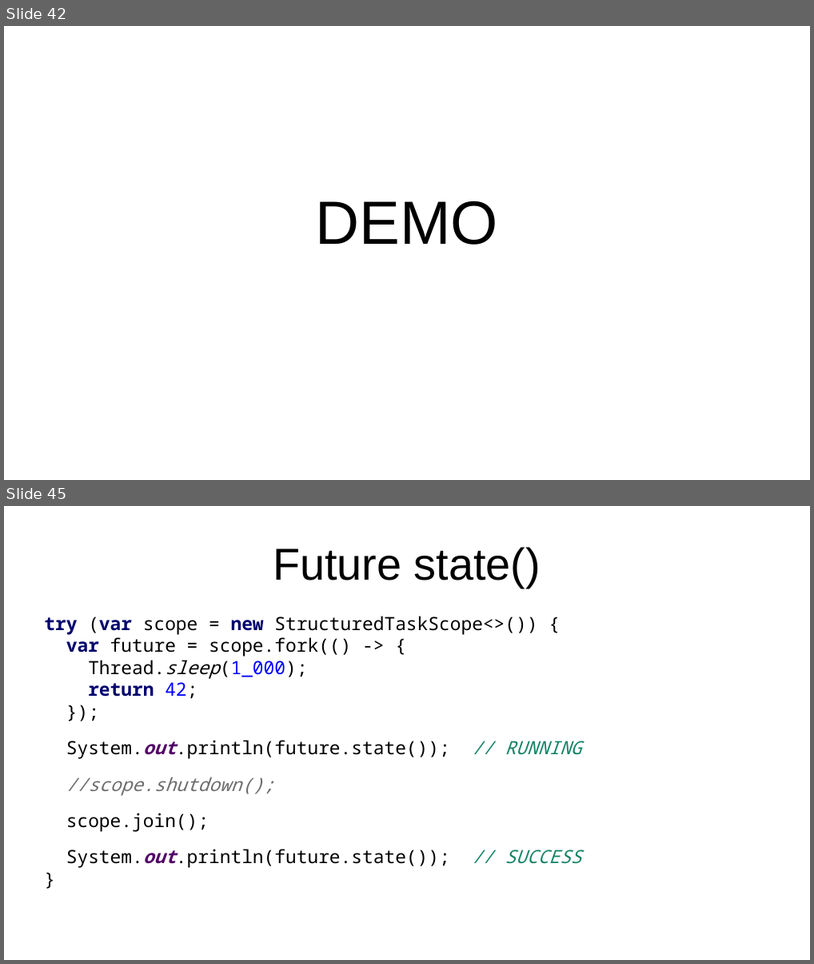
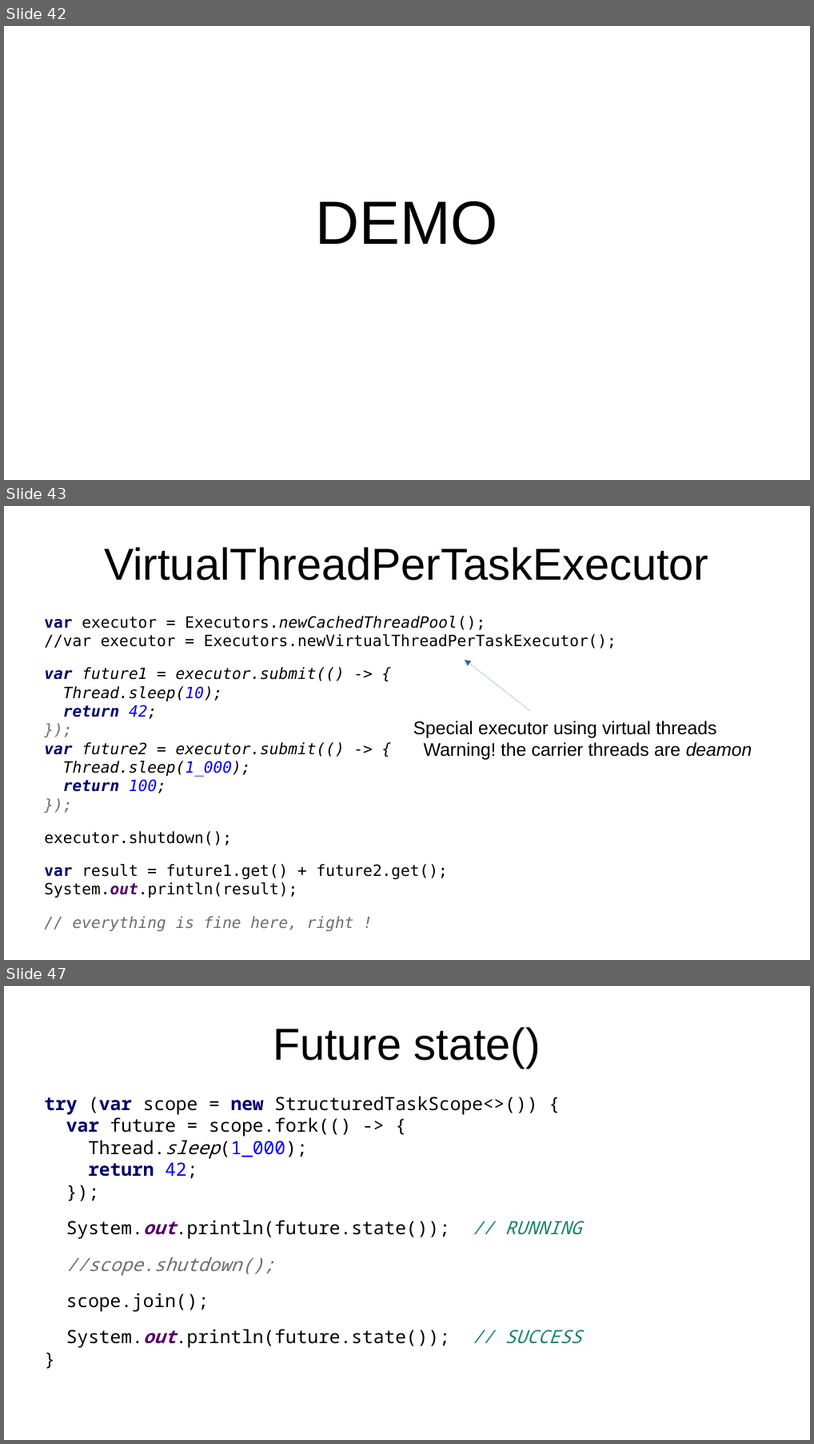
Before and after one commit to forax/loom-fiber, a slide deck: loom is looming.odp. Shown one above the other, each under a label of ours: slides 42 and 45 before the commit, slides 42, 43 and 47 after it; the slides between them are not shown. The pictures are 814x964 and 814x1444 pixels, drawn with LibreOffice and Linux fonts; fonts in the diff are those of the drawing. Boxes give left, top, right and bottom in pixels: in the first picture for what was removed or moved away, otherwise in the second. Text is boxed around its words. In the diff, an @@ line names an element or a change of style, - is before the commit and + after.

```diff
--- a/loom is looming.odp
+++ b/loom is looming.odp
@@ slide 43 added at (4,506,810,960), background #FFFFFF @@
@@ title added at (104,547,709,580), 44 pt, text #000000 @@
+VirtualThreadPerTaskExecutor
@@ text added at (44,616,617,931), 15.3 pt, text #000000, italic @@
+var executor = Executors.newCachedThreadPool();
+//var executor = Executors.newVirtualThreadPerTaskExecutor();
+var future1 = executor.submit(() -> {
+Thread.sleep(10);
+return 42;
+});
+var future2 = executor.submit(() -> {
+Thread.sleep(1_000);
+return 100;
+});
+executor.shutdown();
+var result = future1.get() + future2.get();
+System.out.println(result);
+// everything is fine here, right !
@@ arrow added from (531, 711) to (465, 660), #3465A4 0 pt @@
@@ text added at (414,720,753,760), 18 pt, text #000000 @@
+Special executor using virtual threads
+Warning! the carrier threads are deamon
@@ what was slide 45 is now slide 47 @@
```
Also in this commit, not shown: 6 slides changed, 1 other slide added, 5 other files.
